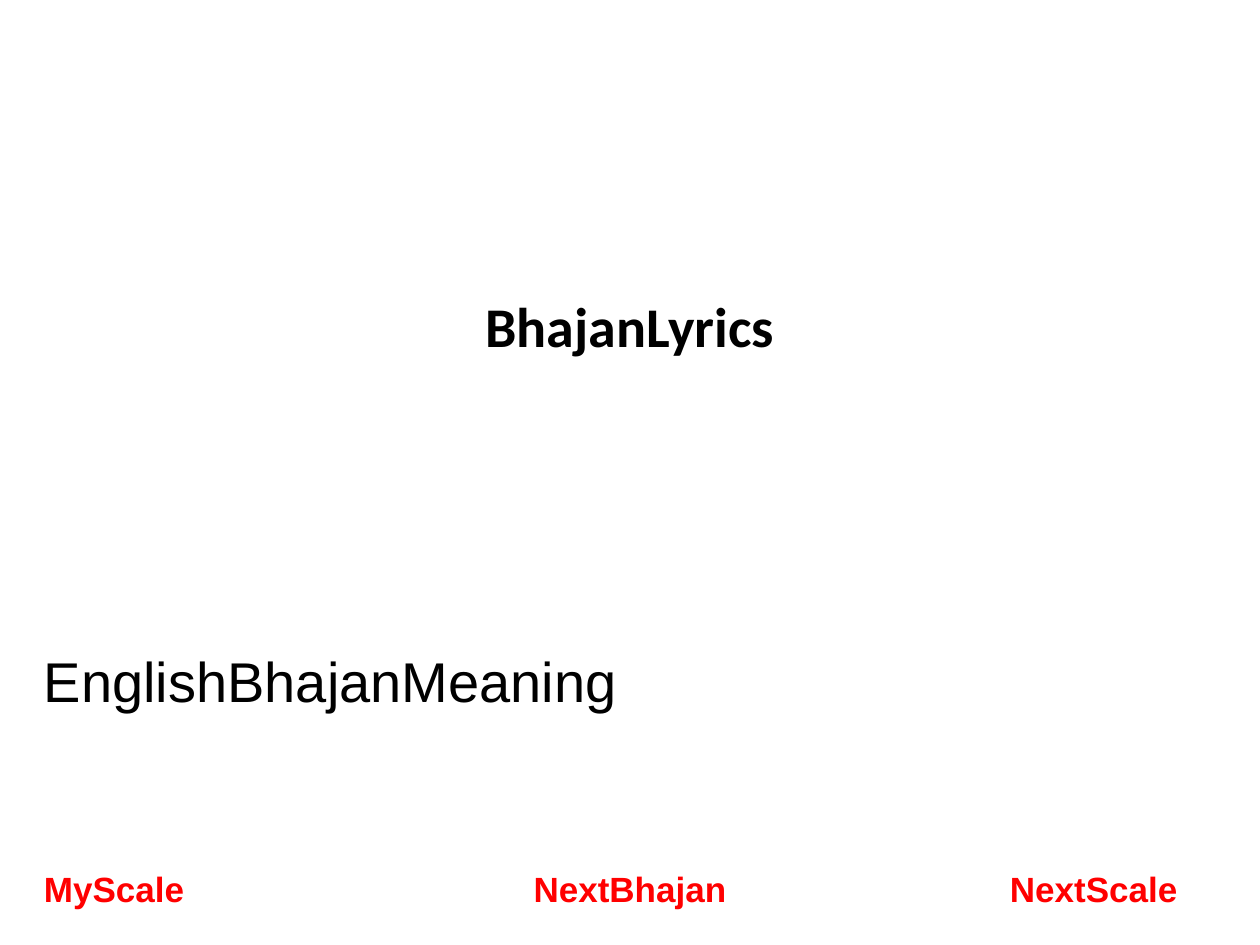
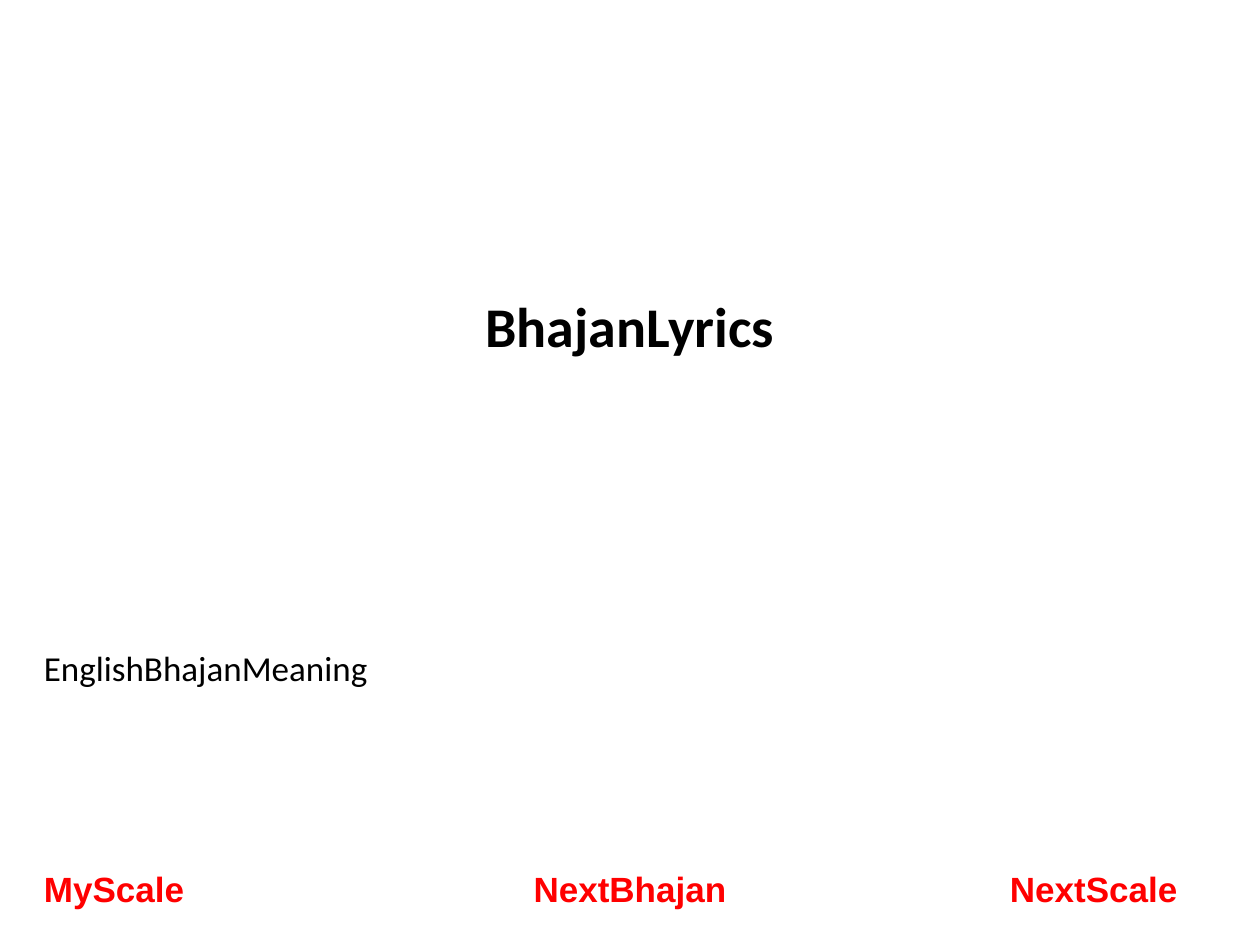
Before and after one commit to rkanadam/saibhajanmaker, a slide deck: slide 1 of WebContent/WEB-INF/poi.pptx. Drawn at 1260x945 pixels with LibreOffice and Linux fonts; fonts in the diff are those of the drawing. Boxes give left, top, right and bottom in pixels: in the first picture for what was removed or moved away, otherwise in the second. Text is boxed around its words. In the diff, an @@ line names an element or a change of style, - is before the commit and + after.

```diff
--- a/WebContent/WEB-INF/poi.pptx
+++ b/WebContent/WEB-INF/poi.pptx
@@ text "EnglishBhajanMeaning" at <box>44,656,367,687</box>: size 32 to 20 pt, font Arial to Calibri @@
```
Also in this commit, not shown: 2 other files.
